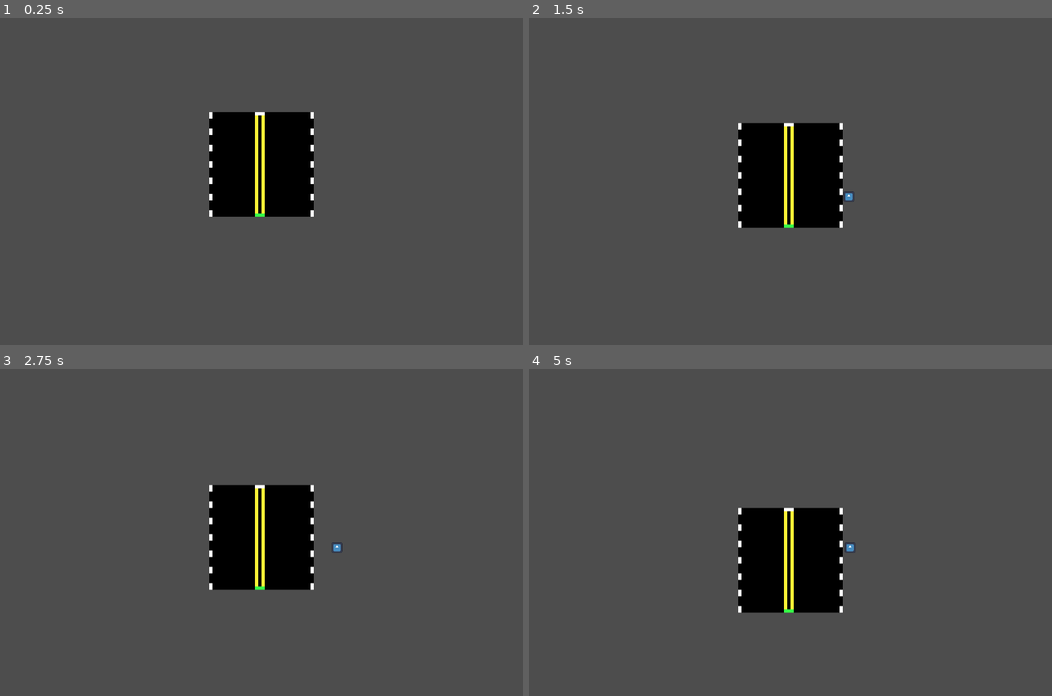
Above: before the commit, frames 1-4 (two rows, left to right).
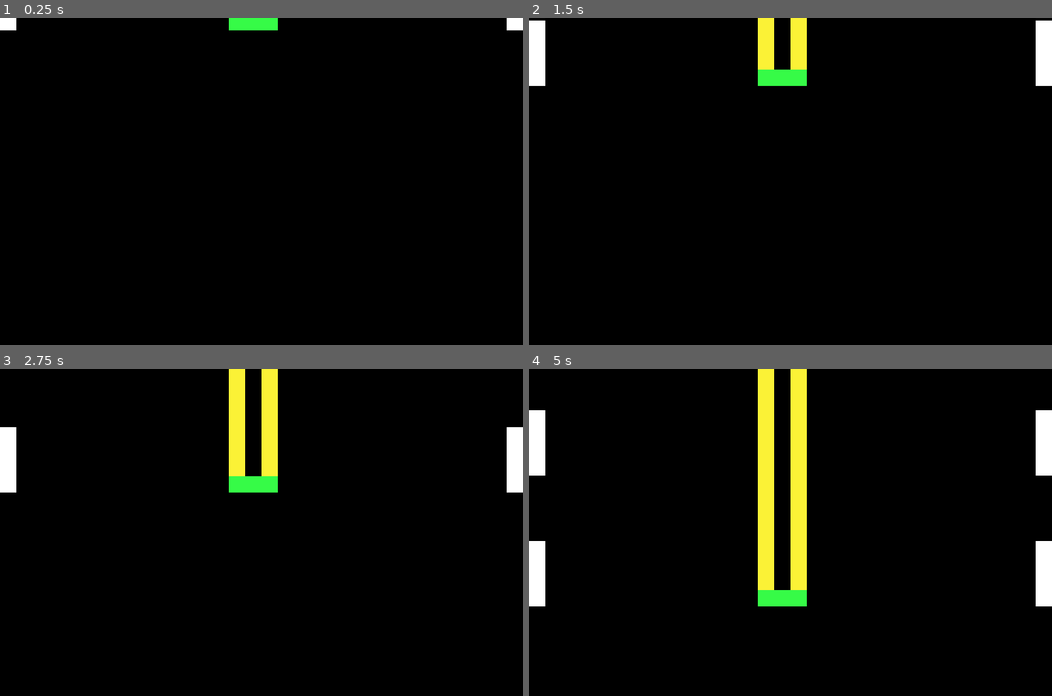
Above: after the commit, the same moments.

Repository: MathiasBenoni/urban-engine
Game: Godot game, scene res://scenes/main.tscn
Same seed, same stepped clock (60 frames per second), same inputs: the game is played once before the commit and once after it. The engine's default icon, where the game draws it, is replaced by a stand-in: a white triangle on a blue panel in a dark square.
Inputs:
- Up to frame 1 (0.25 s): no input
- Up to frame 2 (1.5 s): hold D (right) 0.53-1.28 s; hold Space (brake) from 1.28 s (still down)
- Up to frame 3 (2.75 s): release Space (brake) at 2.03 s; hold D (right) from 2.03 s (still down)
- Up to frame 4 (5 s): release D (right) at 3.53 s; hold A (left) from 3.53 s (still down)

The runs differ from the first frame. In frame 1, 94% of the frame differs, in the area x 0-100%, y 0-100%; in frame 2, 94%; in frame 3, 94%; in frame 4, 96%.

Commit message:
Camera in position

Diff:
--- a/scenes/main.tscn
+++ b/scenes/main.tscn
@@ -7,6 +7,19 @@
 [node name="main" type="Node2D"]
 script = ExtResource("1_jyhfs")
 
+[node name="viewport" type="CanvasLayer" parent="."]
+layer = -1
+
+[node name="ColorRect" type="ColorRect" parent="viewport"]
+z_index = -6
+z_as_relative = false
+anchors_preset = 15
+anchor_right = 1.0
+anchor_bottom = 1.0
+grow_horizontal = 2
+grow_vertical = 2
+color = Color(0, 0, 0, 1)
+
 [node name="car" parent="." instance=ExtResource("2_sugp2")]
 position = Vector2(268, 176)
 
@@ -14,4 +27,4 @@
 position = Vector2(489, 184)
 
 [node name="Camera2D" type="Camera2D" parent="."]
-zoom = Vector2(0.2, 0.2)
+position = Vector2(0, 800)
Binary file changed: assets/road-temp.png
